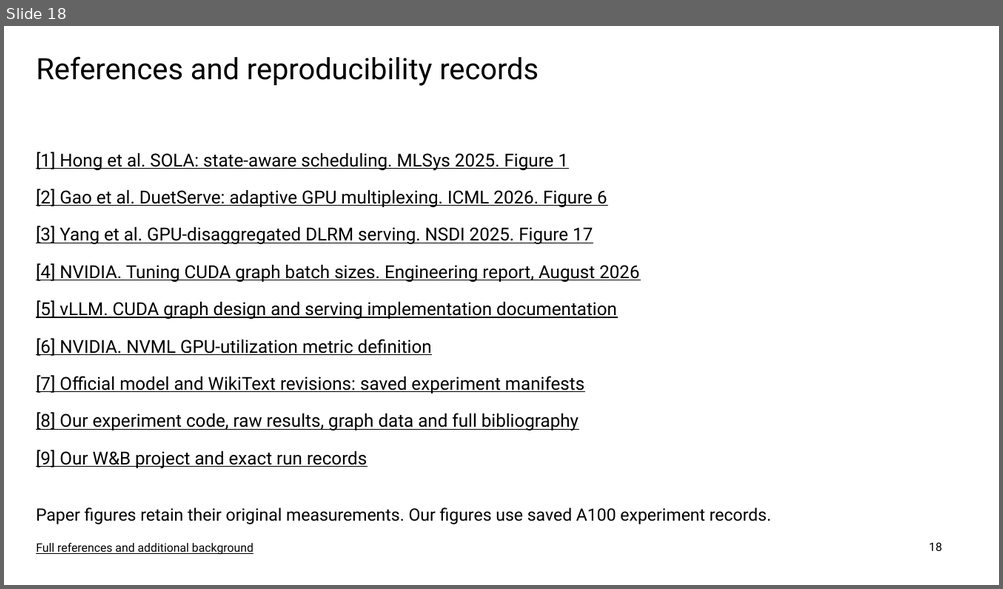
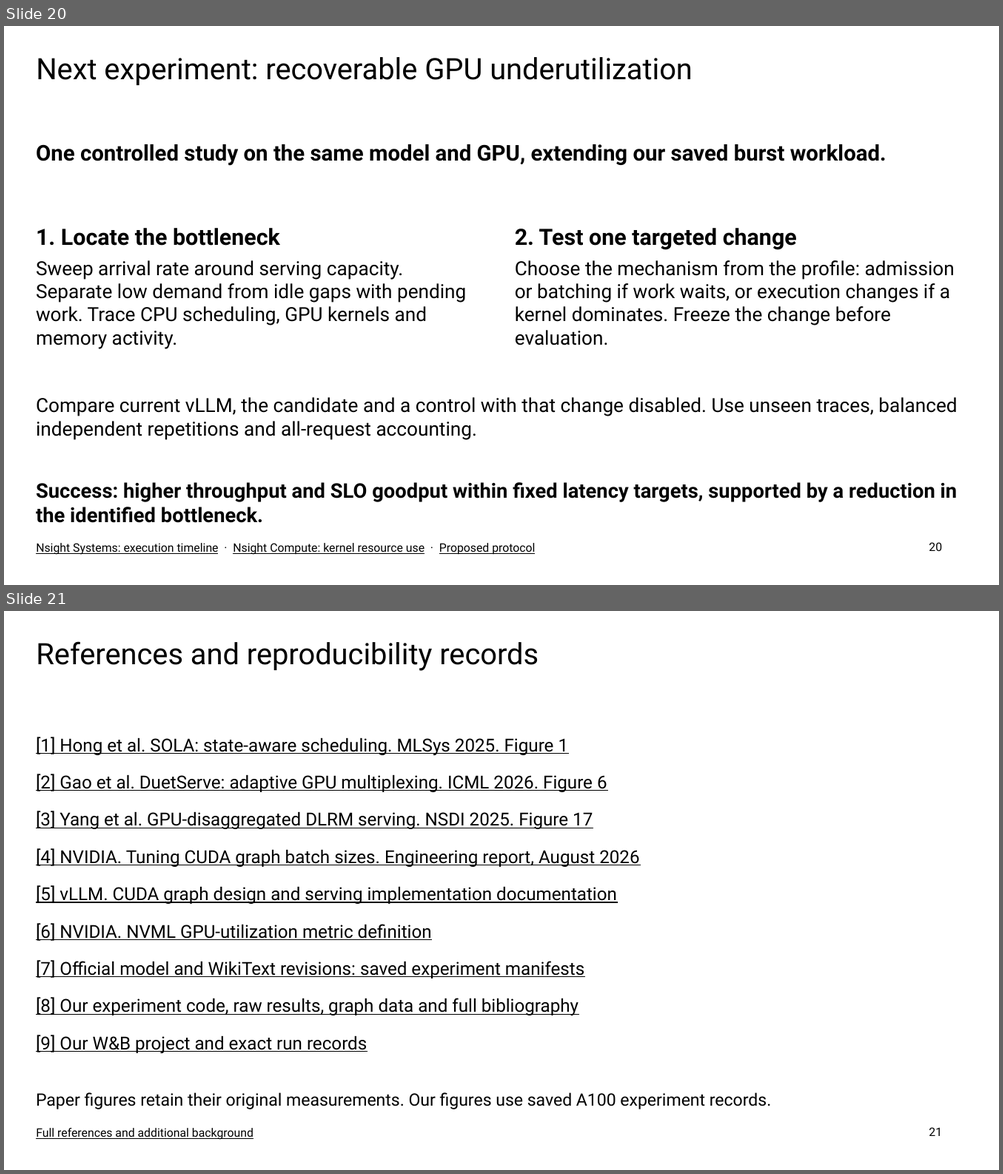
Before and after one commit to nileshsarkar-ai/Inference-Optimization, a slide deck: Inference_Optimization_Final.pptx. Shown one above the other, each under a label of ours: slide 18 before the commit, slides 20 and 21 after it. The pictures are 1003x589 and 1003x1174 pixels, drawn with LibreOffice and Linux fonts; fonts in the diff are those of the drawing. Boxes give left, top, right and bottom in pixels: in the first picture for what was removed or moved away, otherwise in the second. Text is boxed around its words. In the diff, an @@ line names an element or a change of style, - is before the commit and + after.

```diff
--- a/Inference_Optimization_Final.pptx
+++ b/Inference_Optimization_Final.pptx
@@ slide 20 added at box(4, 26, 999, 585), background #FFFFFF @@
@@ title added at box(36, 57, 692, 85), 28.5 pt, text #000000 @@
+Next experiment: recoverable GPU underutilization
@@ text added at box(36, 144, 886, 166), 21 pt, text #000000, bold @@
+One controlled study on the same model and GPU, extending our saved burst workload.
@@ text added at box(36, 228, 280, 246), 21.8 pt, text #000000, bold @@
+1. Locate the bottleneck
@@ text added at box(515, 228, 797, 250), 21.8 pt, text #000000, bold @@
+2. Test one targeted change
@@ text added at box(36, 261, 466, 349), 18.8 pt, text #000000 @@
+Sweep arrival rate around serving capacity. Separate low demand from idle gaps with pending work. Trace CPU scheduling, GPU kernels and memory activity.
@@ text added at box(515, 261, 954, 346), 18.8 pt, text #000000 @@
+Choose the mechanism from the profile: admission or batching if work waits, or execution changes if a kernel dominates. Freeze the change before evaluation.
@@ text added at box(36, 397, 956, 440), 18.8 pt, text #000000 @@
+Compare current vLLM, the candidate and a control with that change disabled. Use unseen traces, balanced independent repetitions and all-request accounting.
@@ text added at box(36, 483, 957, 523), 19.5 pt, text #000000, bold @@
+Success: higher throughput and SLO goodput within fixed latency targets, supported by a reduction in the identified bottleneck.
@@ text added at box(36, 543, 535, 555), 11.2 pt, text #000000, underline @@
+Nsight Systems: execution timeline · Nsight Compute: kernel resource use · Proposed protocol
@@ page number added at box(928, 543, 942, 551), 11.2 pt, text #000000 @@
+20
@@ what was slide 18 is now slide 21 @@
@@ page number at box(928, 1128, 942, 1136): text changed @@
-18
+21
```
Also in this commit, not shown: 5 other slides added, 2 slides removed, 13 other files.
